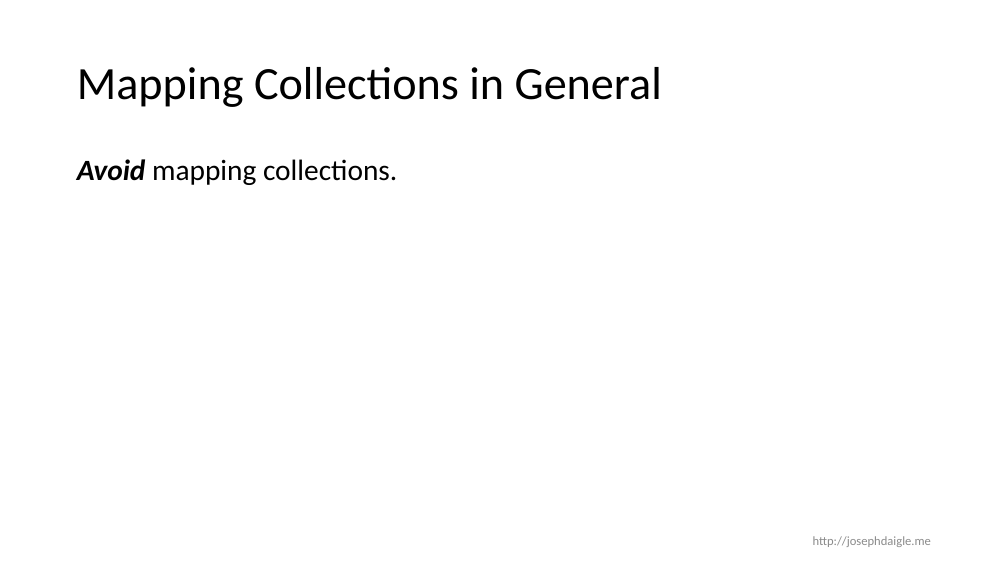
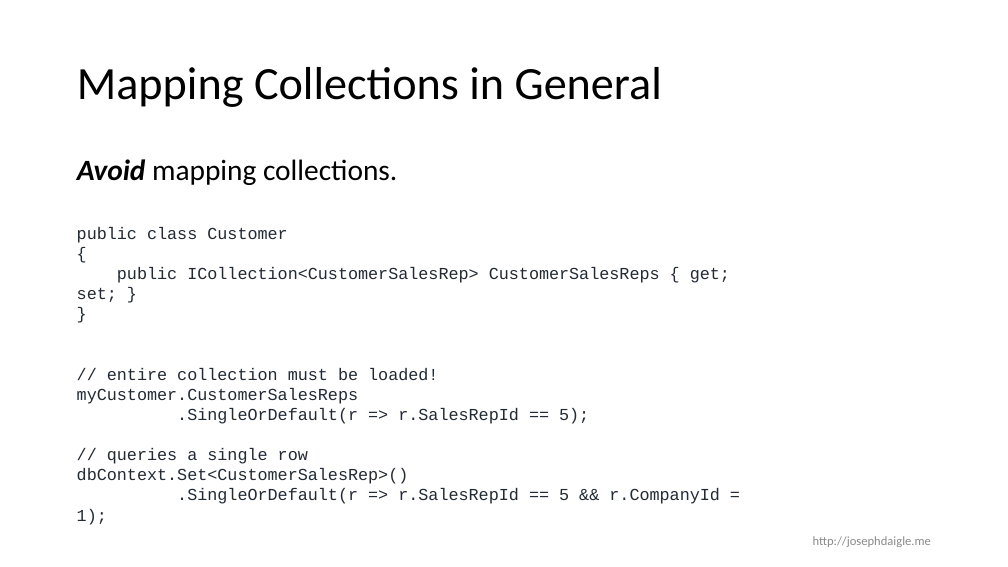
Before and after one commit to jdaigle/talks, a slide deck: slide 8 of DataAccessForPerfJunkies/DataAccessForPerJunkies.pptx (slide 7 before the commit). Drawn at 1008x567 pixels with LibreOffice and Linux fonts; fonts in the diff are those of the drawing. Boxes give left, top, right and bottom in pixels: in the first picture for what was removed or moved away, otherwise in the second. Text is boxed around its words. In the diff, an @@ line names an element or a change of style, - is before the commit and + after.

```diff
--- a/DataAccessForPerfJunkies/DataAccessForPerJunkies.pptx
+++ b/DataAccessForPerfJunkies/DataAccessForPerJunkies.pptx
@@ text added at <box>77,227,730,504</box>, 16 pt, text #222A35 @@
+public class Customer
+{
+public ICollection<CustomerSalesRep> CustomerSalesReps { get; set; }
+}
+// entire collection must be loaded!
+myCustomer.CustomerSalesReps
+.SingleOrDefault(r => r.SalesRepId == 5);
+// queries a single row
+dbContext.Set<CustomerSalesRep>()
+.SingleOrDefault(r => r.SalesRepId == 5 && r.CompanyId = 1);
```
Also in this commit, not shown: 14 other slides changed, 1 slide added.
